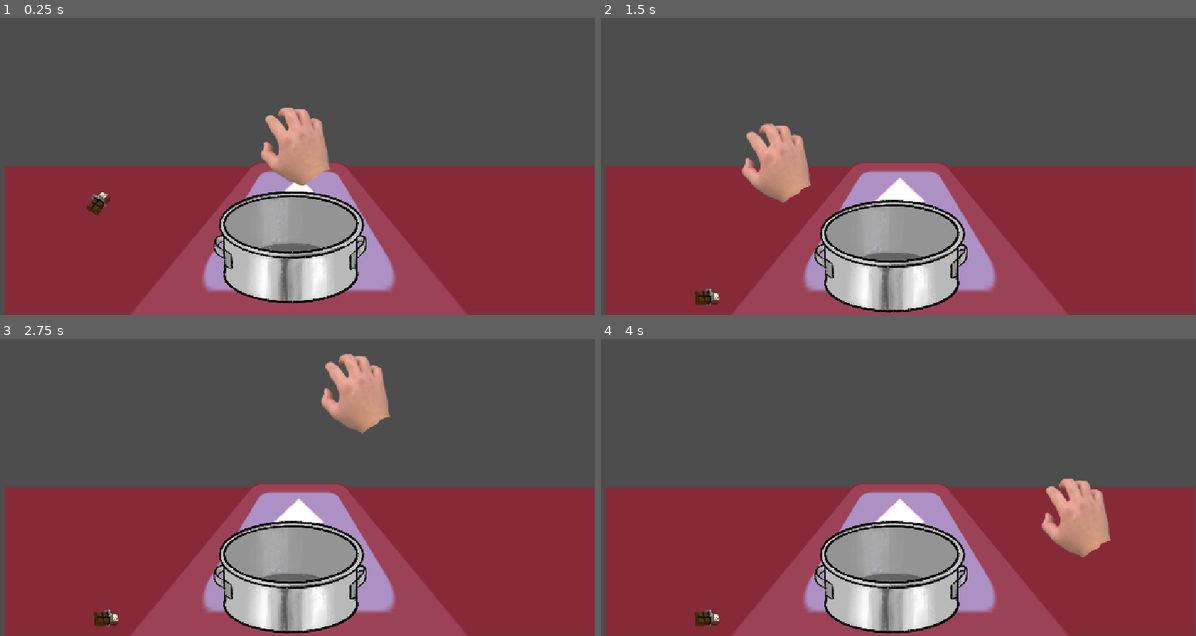
Above: before the commit, frames 1-4 (two rows, left to right).
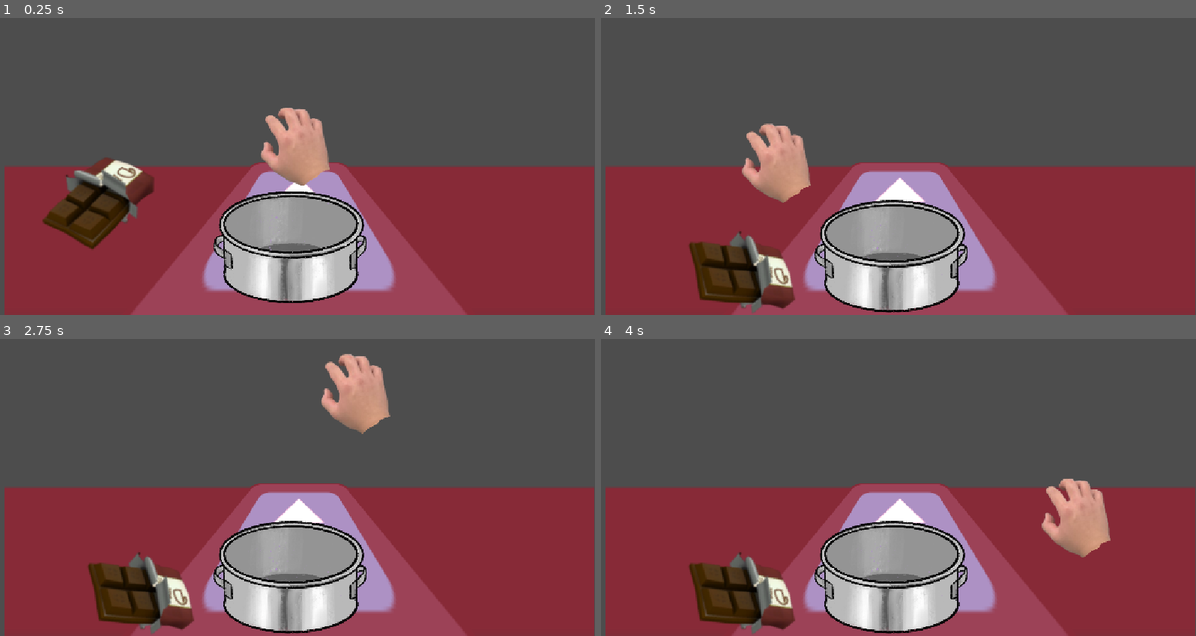
Above: after the commit, the same moments.

Repository: EugeneGLi/HotCocoaForTwo
Game: Godot game, scene res://scenes/demo.tscn
Same seed, same stepped clock (60 frames per second), same inputs: the game is played once before the commit and once after it. The engine's default icon, where the game draws it, is replaced by a stand-in: a white triangle on a blue panel in a dark square.
Inputs (mouse positions are in pixels of both pictures, inside the frame that each line leads up to):
- Up to frame 1 (0.25 s): no input
- Up to frame 2 (1.5 s): tap Enter (ui_accept) at 0.5, 0.77 s; move the mouse to (1029, 130) at 0.52 s; press the mouse at (1029, 130) at 0.53 s; hold Right (ui_right) from 0.53 s (still down); move the mouse to (773, 163) at 1.27 s; release the mouse at (773, 163) at 1.28 s; click (773, 163) at 1.35 s
- Up to frame 3 (2.75 s): tap Enter (ui_accept) at 1.52, 2 s; move the mouse to (357, 392) at 2.02 s; release Right (ui_right) at 2.03 s; press the mouse at (357, 392) at 2.03 s; hold Left (ui_left) from 2.03 s (still down)
- Up to frame 4 (4 s): tap Enter (ui_accept) at 2.75, 3.02, 3.5, 3.77 s; move the mouse to (868, 535) at 2.77 s; release Left (ui_left) at 2.78 s; release the mouse at (868, 535) at 2.78 s; hold Right (ui_right) from 2.78 s (still down); click (868, 535) at 2.85 s; move the mouse to (1077, 517) at 3.52 s; press the mouse at (1077, 517) at 3.53 s

The runs differ from the first frame. In frame 1, 3.2% of the frame differs, in the area x 7-26%, y 47-78%; in frame 2, 3.3%, in the area x 14-33%, y 71-100%; in frame 3, 3.3%; in frame 4, 3.3%.

Commit message:
ADJUSTMENTS

Diff:
--- a/HotCocoaForTwo/scenes/demo.tscn
+++ b/HotCocoaForTwo/scenes/demo.tscn
@@ -48,6 +48,7 @@
 
 [node name="Ingredient" parent="." unique_id=92610464 instance=ExtResource("4_vephn")]
 position = Vector2(199, 404)
+scale = Vector2(5.02, 5.02)
 
 [node name="table2" type="StaticBody2D" parent="." unique_id=219589099]
 
--- a/HotCocoaForTwo/scenes/ingredient.tscn
+++ b/HotCocoaForTwo/scenes/ingredient.tscn
@@ -1,25 +1,30 @@
 [gd_scene format=3 uid="uid://cai0m5xuone5r"]
 
 [ext_resource type="Texture2D" uid="uid://dh31461mqgyxn" path="res://assets/choclate.png" id="1_rcex7"]
+[ext_resource type="Script" uid="uid://8fh45c5xxnl5" path="res://scripts/ingredient.gd" id="1_ssx0k"]
 [ext_resource type="PackedScene" uid="uid://clgm0opwuomqn" path="res://scenes/grabbable.tscn" id="2_de0p5"]
 
 [sub_resource type="RectangleShape2D" id="RectangleShape2D_r8pa7"]
-size = Vector2(25.605495, 43.031013)
+size = Vector2(121.3591, 176.7355)
 
 [sub_resource type="CircleShape2D" id="CircleShape2D_8iyfc"]
+radius = 59.486755
 
 [node name="Ingredient" type="Node2D" unique_id=993039001]
 scale = Vector2(1.665, 1.665)
+script = ExtResource("1_ssx0k")
 
 [node name="GrabbableTemplate" parent="." unique_id=1450439087 instance=ExtResource("2_de0p5")]
+unique_name_in_owner = true
 
 [node name="Sprite" parent="GrabbableTemplate" index="0" unique_id=2049580082]
+scale = Vector2(2, 2)
 texture = ExtResource("1_rcex7")
 
 [node name="CollisionBox" parent="GrabbableTemplate" index="1" unique_id=1875963700]
-position = Vector2(-0.7537969, -0.29341203)
+position = Vector2(0.18999426, -4.613084)
 rotation = 0.6981317
-scale = Vector2(0.99999976, 0.99999976)
+scale = Vector2(0.9999997, 0.9999997)
 shape = SubResource("RectangleShape2D_r8pa7")
 
 [node name="CollisionShape2D" parent="GrabbableTemplate/GrabbableArea" parent_id_path=PackedInt32Array(1450439087, 66990672) index="0" unique_id=921676458]
--- a/HotCocoaForTwo/scripts/grabbable.gd
+++ /dev/null
@@ -1,16 +0,0 @@
-extends RigidBody2D
-class_name GrabbableObject
-
-var isGrabbed = false;
-var grav = 10
-@warning_ignore("unused_parameter")
-func _process(delta: float) -> void:
-	if isGrabbed:
-		position = get_global_mouse_position();
-		freeze = true
-	else:
-		freeze = false
-
-
-func _on_main_thingy_grab_item(info: bool) -> void:
-	isGrabbed = info
--- a/HotCocoaForTwo/scripts/hand.gd
+++ b/HotCocoaForTwo/scripts/hand.gd
@@ -9,7 +9,6 @@
 
 signal grab_item(info: bool)
 # Called when the node enters the scene tree for the first time.
-
 
 # Called every frame. 'delta' is the elapsed time since the previous frame.
 @warning_ignore("unused_parameter")
@@ -28,7 +27,6 @@
 			#if grabbable
 			if area.is_in_group("Grabbable"):
 				#grab
-				#print("lifting!");
 				grab_item.emit(true)
 				#currently only grab one
 				break;
--- a/HotCocoaForTwo/scripts/ingredient.gd
+++ b/HotCocoaForTwo/scripts/ingredient.gd
@@ -1,16 +1,12 @@
-extends RigidBody2D
+extends Node2D
 class_name Ingredient
 
 var isGrabbed = false;
-var grav = 10
 @warning_ignore("unused_parameter")
-func _process(delta: float) -> void:
+func _process(_delta: float) -> void:
 	if isGrabbed:
-		position = get_global_mouse_position();
-		freeze = true
-	else:
-		freeze = false
-
+		%GrabbableTemplate.global_position = get_global_mouse_position()
 
 func _on_main_thingy_grab_item(info: bool) -> void:
 	isGrabbed = info
+	%GrabbableTemplate.freeze = info
Not shown, removed: HotCocoaForTwo/scripts/grabbable.gd.uid
